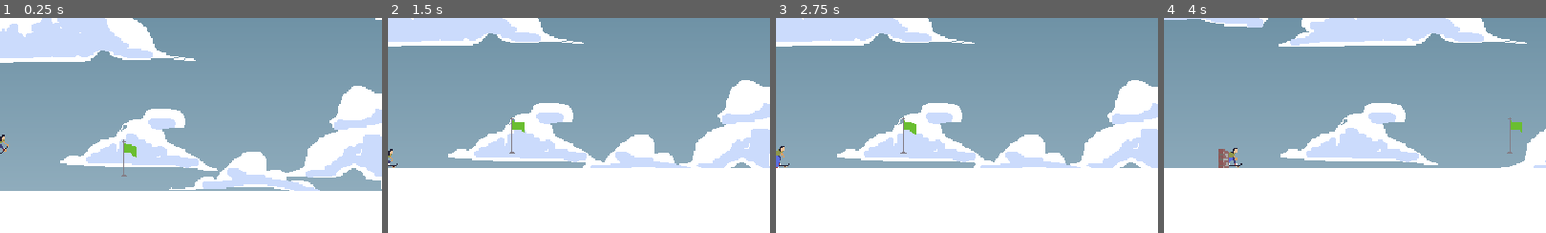
Above: before the commit, frames 1-4 (left to right).
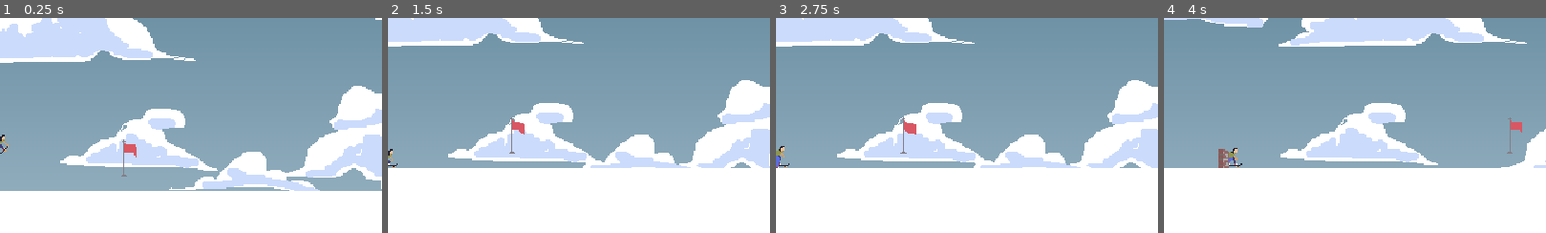
Above: after the commit, the same moments.

Repository: Minipeps/SpeedJam-8
Game: Godot game, scene res://2D/TestPlayerLevel.tscn
Same seed, same stepped clock (60 frames per second), same inputs: the game is played once before the commit and once after it. This scene is started directly instead of the project's main scene. Sound files missing from this copy of the repository are replaced by a short silence.
Inputs (mouse positions are % of the whole screen's width and height, from its top left):
- Up to frame 1 (0.25 s): no input
- Up to frame 2 (1.5 s): tap Enter (ui_accept) at 0.5, 0.77 s; move the mouse to (45, 70) at 0.52 s; hold Up (player_move_up) from 0.53 s (still down); tap C (display_end_screen_lose) at 0.6 s; move the mouse to (80, 65) at 1.27 s; tap X (display_end_screen_win) at 1.35 s
- Up to frame 3 (2.75 s): tap Enter (ui_accept) at 1.52 s; move the mouse to (20, 35) at 2.02 s; release Up (player_move_up) at 2.03 s; hold Left (player_move_left) from 2.03 s (still down); tap C (display_end_screen_lose) at 2.1 s
- Up to frame 4 (4 s): move the mouse to (55, 50) at 2.77 s; tap X (display_end_screen_win) at 2.85 s; tap Enter (ui_accept) at 3.02, 3.77 s; move the mouse to (35, 25) at 3.52 s; release Left (player_move_left) at 3.53 s; hold Down (player_move_down) from 3.53 s (still down); tap C (display_end_screen_lose) at 3.6 s
The pictures show only the part of the screen within x 50-100%, y 15-65%; the shares and areas given below are measured in that part.

The runs differ from the first frame. In frame 1, 0.2% of the frame differs, in the area x 32-36%, y 58-65%; in frame 2, 0.1%; in frame 3, 0.2%, in the area x 33-37%, y 47-55%; in frame 4, 0.1%.

Commit message:
checkpoint changes color

Diff:
--- a/Checkpoint/checkpoint.gd
+++ b/Checkpoint/checkpoint.gd
@@ -1,7 +1,8 @@
 extends Node2D
 
 func _ready():
-	$AnimatedSprite2D.play()
+	$AnimatedSprite2D.play("redflag")
 
 func _on_area_2d_body_entered(body):
+	$AnimatedSprite2D.play("greenflag")
 	get_owner().register_checkpoint(self)
--- a/Checkpoint/checkpoint.tscn
+++ b/Checkpoint/checkpoint.tscn
@@ -83,7 +83,7 @@
 texture_filter = 1
 position = Vector2(10, -3)
 sprite_frames = SubResource("SpriteFrames_sf04e")
-animation = &"greenflag"
+animation = &"redflag"
 
 [node name="Area2D" type="Area2D" parent="."]
 collision_layer = 4
